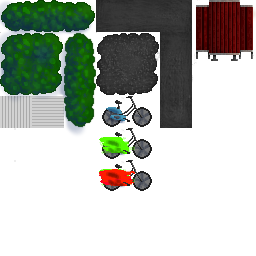
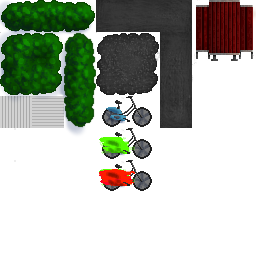
Two versions of the same layered image (w=256, h=256). Layer-by-layer changes:
added layer "bushes-foundation" in group "bushes" over (0, 3, 96, 127)
painted on "Hintergrund" over (0, 3, 96, 127)
